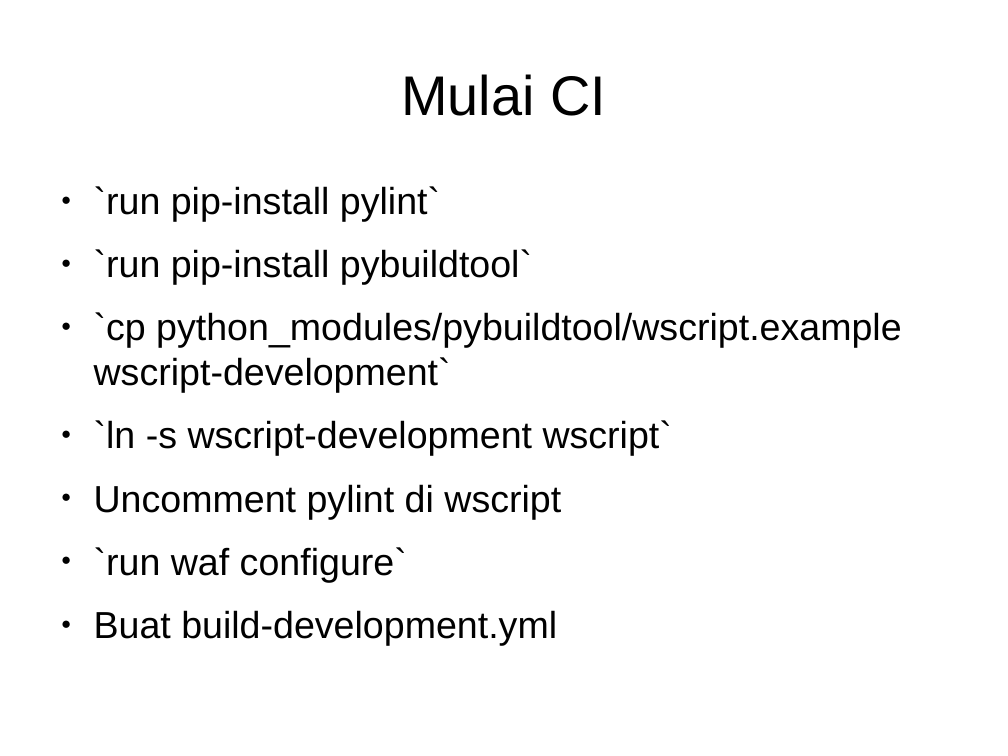
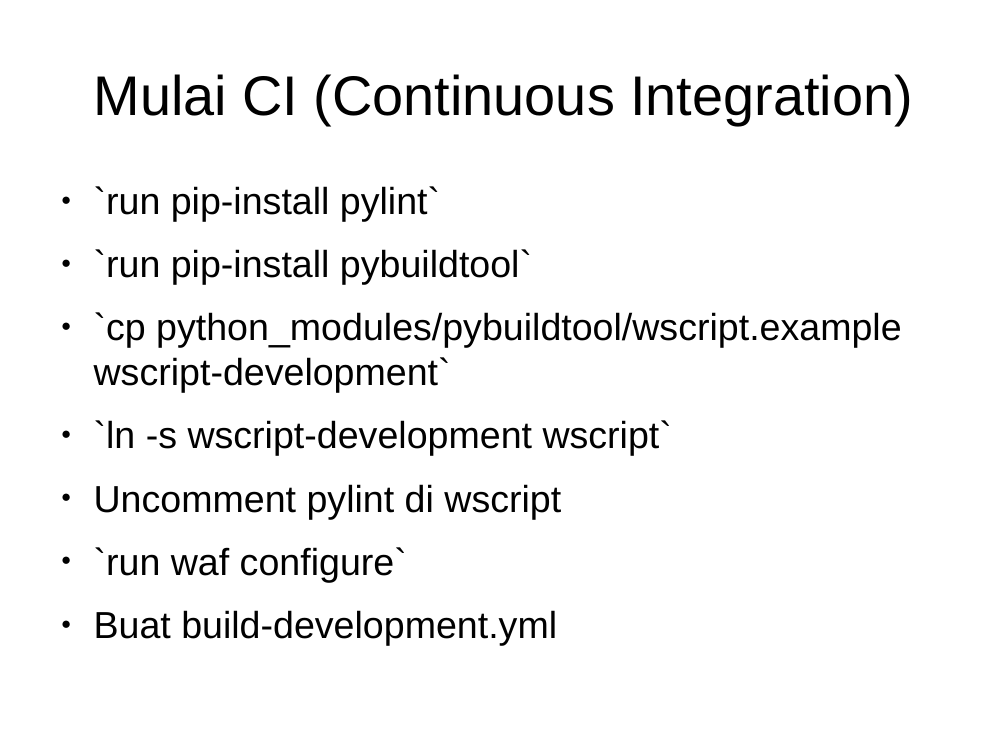
Before and after one commit to ardittot/demo_pybuildtool, a slide deck: slide 7 of Presentasi.odp. Drawn at 1008x756 pixels with LibreOffice and Linux fonts; fonts in the diff are those of the drawing. Boxes give left, top, right and bottom in pixels: in the first picture for what was removed or moved away, otherwise in the second. Text is boxed around its words. In the diff, an @@ line names an element or a change of style, - is before the commit and + after.

```diff
--- a/Presentasi.odp
+++ b/Presentasi.odp
@@ title at (x1=94, y1=74, x2=912, y2=125): text changed @@
-Mulai CI
+Mulai CI (Continuous Integration)
```
Also in this commit, not shown: 1 other slide changed, 1 slide added, 1 slide removed, 3 other files.
